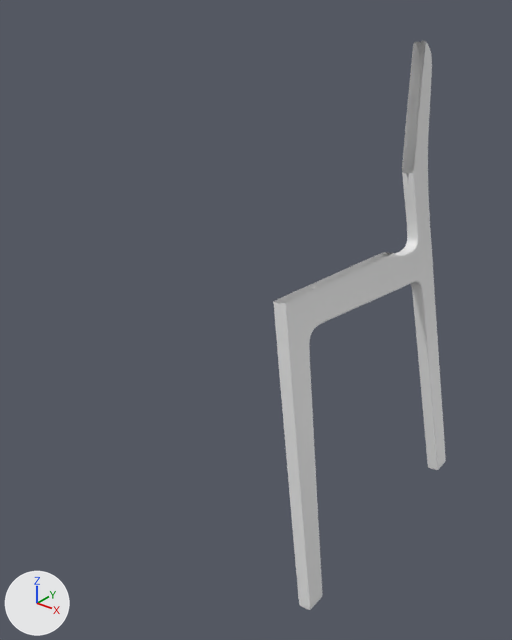
Before and after pictures for a commit that changed the Blender file experiments/23_hard_surface_modeling/chair.blend.
One viewpoint serves both versions: a 50 mm lens placed at (3.22, -4.16, 4.01), pointed at (0.04, -0.18, 1.55). Lighting does not change. The marker at lower left points along +X, +Y and +Z.
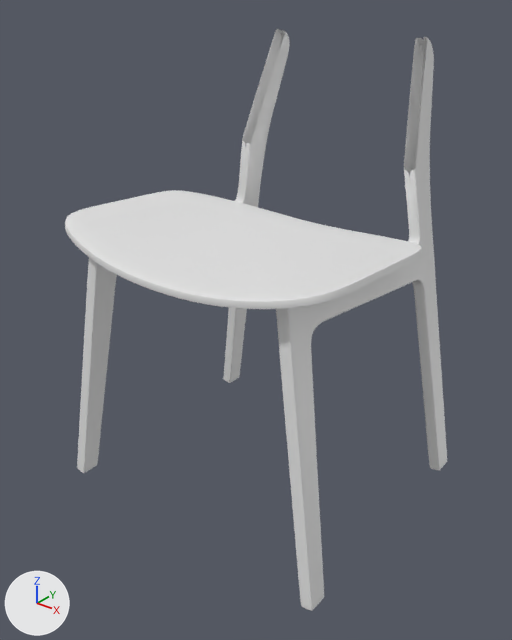
Location of each change, (x1, y1, x2, y2) in pixels of the pictures (512 x 640 px):
```json
{"object": "Cube", "change": "moved, rescaled, modifiers changed", "before": [273, 41, 446, 610], "after": [77, 29, 447, 611], "on screen": "113% wider"}
{"object": "Seat", "change": "added", "after": [65, 190, 422, 309]}
```

The change, as JSON lines over the scene's bpy script:
```json
{"op": "add", "block": "me_plane_001", "code": ["me_plane_001 = bpy.data.meshes.new('Plane.001')", "me_plane_001.from_pydata([(0.0, -1.2, -0.01), (1.24, -1.01, 0.19), (0.0, 0.71, -0.01), (1.24, 0.29, 0.17), (0.47, -1.19, 0.02), (0.47, 0.71, 0.02), (0.91, -1.12, 0.09), (0.91, 0.58, 0.08), (0.0, 0.21, -0.01), (1.24, -0.02, 0.18), (0.47, 0.19, 0.02), (0.91, 0.12, 0.09), (0.0, -0.74, -0.01), (1.24, -0.63, 0.19), (0.47, -0.74, 0.02), (0.91, -0.7, 0.11)], [], [(10, 11, 7, 5), (8, 10, 5, 2), (11, 9, 3, 7), (15, 13, 9, 11), (12, 14, 10, 8), (14, 15, 11, 10), (4, 6, 15, 14), (0, 4, 14, 12), (6, 1, 13, 15)])", "me_plane_001.polygons.foreach_set('use_smooth', [True] * 9)"]}
{"op": "set", "path": "ob_cube.location", "old": "(1.222, -1.035, 0.003)", "new": "(1.237, -1.035, 0.006)"}
{"op": "set", "path": "ob_cube.scale", "old": "(1.26, 1.0, 1.0)", "new": "(1.26, 1.0, 1.01)"}
{"op": "add", "block": "ob_cube", "code": "_m = ob_cube.modifiers.new('Mirror.001', 'MIRROR')"}
{"op": "add", "block": "ob_cube", "code": "_m.mirror_object = ob_front"}
{"op": "add", "block": "ob_seat", "code": ["ob_seat = bpy.data.objects.new('Seat', me_plane_001)", "ob_seat.location = (0.0, -0.029, 2.1)", "ob_seat.rotation_euler = (-0.0402, 0.0, 0.0)  # degrees (-2.3, 0, 0)", "_m = ob_seat.modifiers.new('Mirror', 'MIRROR')", "_m = ob_seat.modifiers.new('Subdivision', 'SUBSURF')", "_m.levels = 3", "_m.render_levels = 3", "_m = ob_seat.modifiers.new('Solidify', 'SOLIDIFY')", "_m.thickness = 0.05", "_m.offset = 1.0", "_m = ob_seat.modifiers.new('Bevel', 'BEVEL')", "_m.width = 0.002", "_m.width_pct = 0.002", "_m.segments = 2"]}
```
